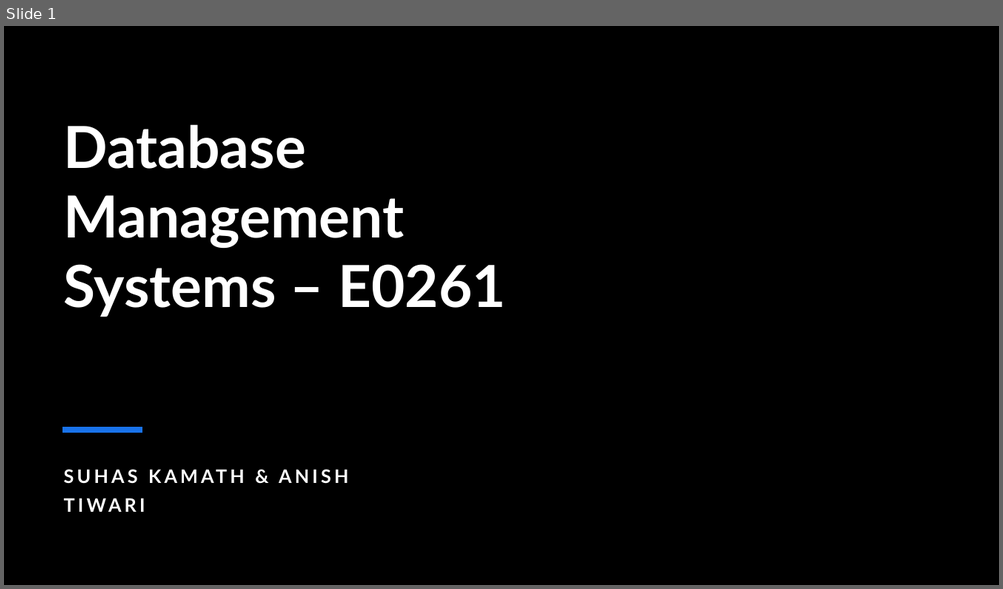
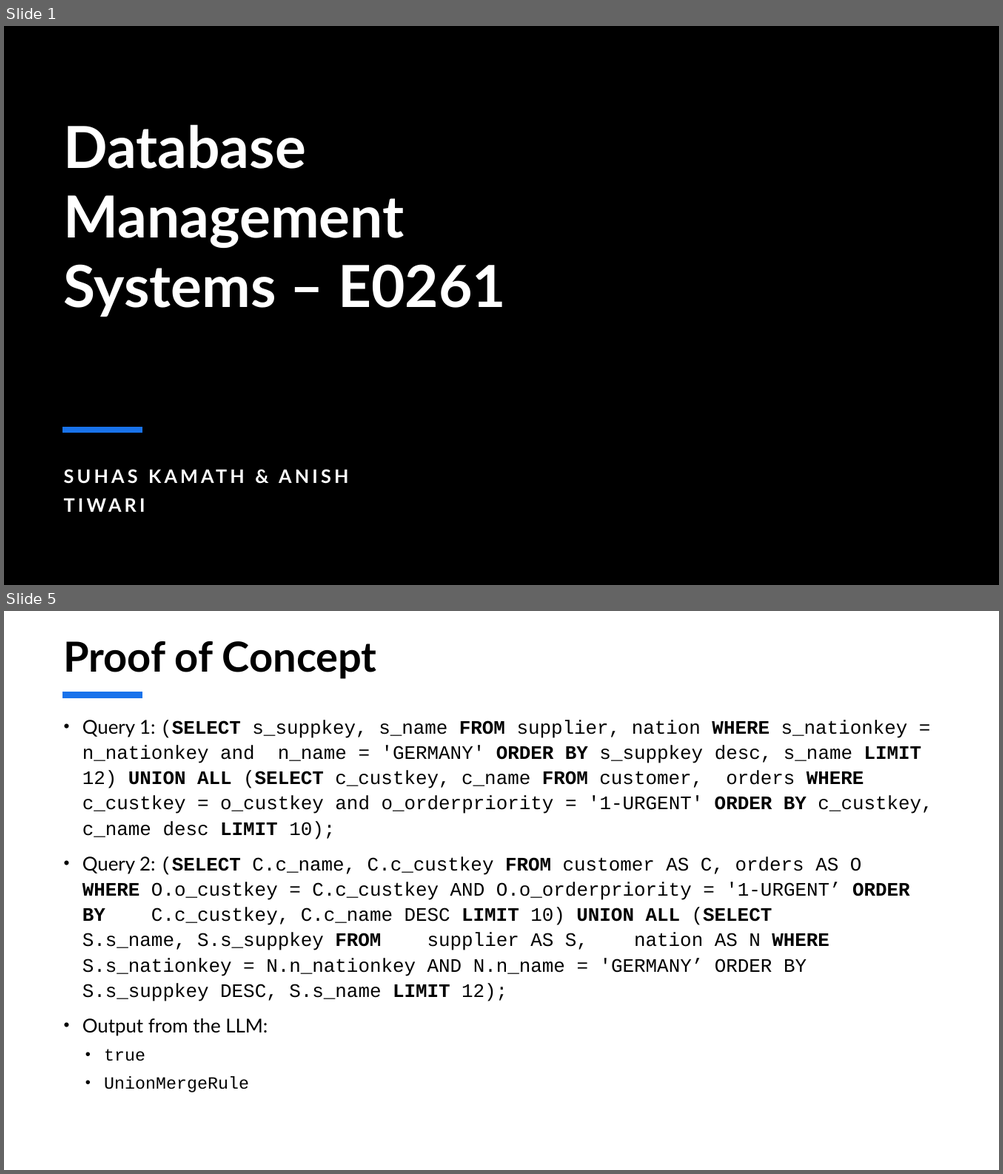
Before and after one commit to suhaskamath2712/E0261_P11, a slide deck: Mid-Project Presentation.pptx. Shown one above the other, each under a label of ours: slide 1 before the commit, slides 1 and 5 after it; the slides between them are not shown. The pictures are 1003x589 and 1003x1174 pixels, drawn with LibreOffice and Linux fonts; fonts in the diff are those of the drawing; background and template pictures are left out. Boxes give left, top, right and bottom in pixels: in the first picture for what was removed or moved away, otherwise in the second. Text is boxed around its words. In the diff, an @@ line names an element or a change of style, - is before the commit and + after.

```diff
--- a/Mid-Project Presentation.pptx
+++ b/Mid-Project Presentation.pptx
@@ slide 5 added at bbox=[4, 611, 999, 1170], background #FFFFFF @@
@@ title added at bbox=[64, 641, 377, 679], 40 pt, text #000000, bold @@
+Proof of Concept
@@ line added from (62, 695) to (142, 695), #1973EB 6 pt @@
@@ text added at bbox=[82, 720, 932, 1093], 18.5 pt, text #000000 @@
+• Query 1: (SELECT s_suppkey, s_name FROM supplier, nation WHERE s_nationkey = n_nationkey and n_name = 'GERMANY' ORDER BY s_suppkey desc, s_name LIMIT 12) UNION ALL (SELECT c_custkey, c_name FROM customer, orders WHERE c_custkey = o_custkey and o_orderpriority = '1-URGENT' ORDER BY c_custkey, c_name desc LIMIT 10);
+• Query 2: (SELECT C.c_name, C.c_custkey FROM customer AS C, orders AS O WHERE O.o_custkey = C.c_custkey AND O.o_orderpriority = '1-URGENT’ ORDER BY C.c_custkey, C.c_name DESC LIMIT 10) UNION ALL (SELECT S.s_name, S.s_suppkey FROM supplier AS S, nation AS N WHERE S.s_nationkey = N.n_nationkey AND N.n_name = 'GERMANY’ ORDER BY S.s_suppkey DESC, S.s_name LIMIT 12);
+• Output from the LLM:
+  • true
+  • UnionMergeRule
```
Also in this commit, not shown: 3 slides changed, 1 other slide added, 2 slides removed.
